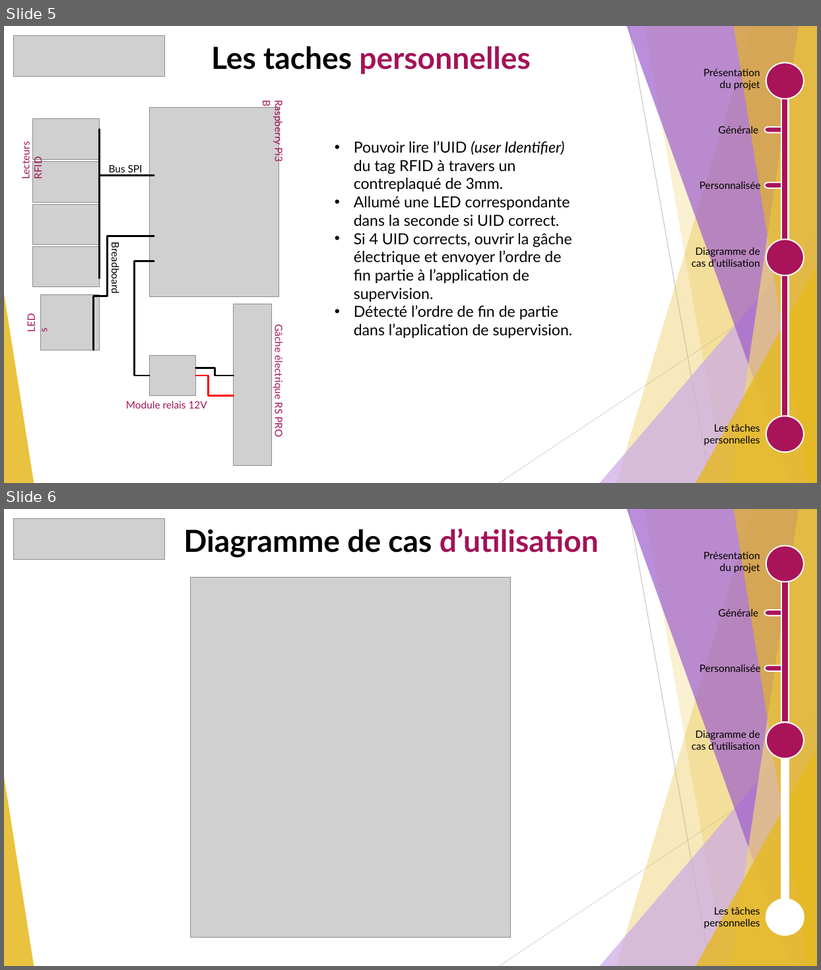
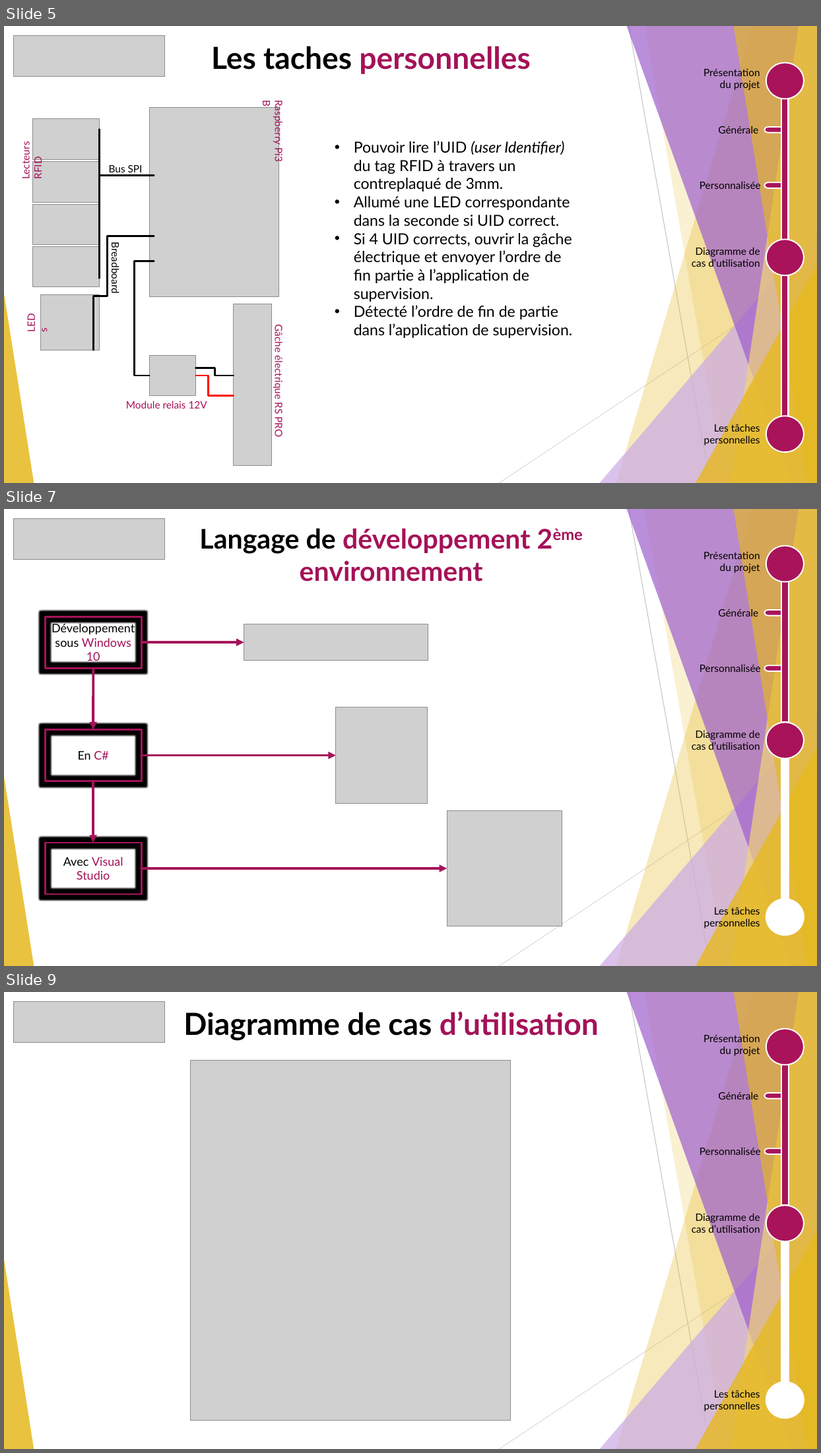
Before and after one commit to GuiguiMvn/Systeme-Escape-Game-Telethon, a slide deck: Guillaume/Documents/Revue 2 de projet étudiant 1 Escape Game Téléthon.pptx. Shown one above the other, each under a label of ours: slides 5 and 6 before the commit, slides 5, 7 and 9 after it; the slides between them are not shown. The pictures are 821x970 and 821x1453 pixels, drawn with LibreOffice and Linux fonts; fonts in the diff are those of the drawing; grey boxes stand for pictures. Boxes give left, top, right and bottom in pixels: in the first picture for what was removed or moved away, otherwise in the second. Text is boxed around its words. In the diff, an @@ line names an element or a change of style, - is before the commit and + after.

```diff
--- a/Guillaume/Documents/Revue 2 de projet étudiant 1 Escape Game Téléthon.pptx
+++ b/Guillaume/Documents/Revue 2 de projet étudiant 1 Escape Game Téléthon.pptx
@@ slide 7 added at bbox=[4, 509, 817, 966], background #FFFFFF; not listed: 10 template elements that a slide beside it also shows @@
@@ picture added at bbox=[14, 519, 165, 560] @@
@@ text added at bbox=[199, 528, 531, 582], 32 pt, text #A51258, bold @@
+Langage de développement 2ème environnement
@@ ellipse added at bbox=[766, 545, 805, 582], fill #A8135A, outline #FFFFFF 1.5 pt @@
@@ text added at bbox=[704, 550, 760, 574], 12 pt, text #000000 @@
+Présentation du projet
@@ rectangle added at bbox=[781, 559, 789, 933], fill #FFFFFF, outline #FFFFFF 1.5 pt @@
@@ rectangle added at bbox=[781, 572, 789, 722], fill #A8135A, outline #FFFFFF 1.5 pt @@
@@ text added at bbox=[718, 607, 758, 619], 12 pt, text #000000 @@
+Générale
@@ rectangle added at bbox=[45, 617, 141, 668], outline #A51258 2.25 pt, 14 pt, text #000000 @@
+Développement sous Windows 10
@@ picture added at bbox=[244, 625, 428, 661] @@
@@ pill shape added at bbox=[765, 610, 789, 616], fill #A8135A, outline #FFFFFF 1.5 pt @@
@@ arrow added from (141, 642) to (244, 642), #A51258 3 pt @@
@@ text added at bbox=[700, 663, 761, 674], 12 pt, text #000000 @@
+Personnalisée
@@ pill shape added at bbox=[765, 666, 789, 671], fill #A8135A, outline #FFFFFF 1.5 pt @@
@@ arrow added from (93, 668) to (93, 730), #A51258 3 pt @@
@@ picture added at bbox=[336, 707, 428, 803] @@
@@ ellipse added at bbox=[766, 722, 805, 758], fill #A8135A, outline #FFFFFF 1.5 pt @@
@@ rectangle added at bbox=[45, 730, 141, 781], outline #A51258 2.25 pt, 14 pt, text #000000 @@
+En C#
@@ text added at bbox=[692, 729, 760, 753], 12 pt, text #000000 @@
+Diagramme de cas d’utilisation
@@ arrow added from (141, 755) to (336, 755), #A51258 3 pt @@
@@ arrow added from (93, 782) to (93, 843), #A51258 3 pt @@
@@ picture added at bbox=[447, 811, 562, 927] @@
@@ rectangle added at bbox=[45, 843, 141, 894], outline #A51258 2.25 pt, 14 pt, text #A51258 @@
+Avec Visual Studio
@@ arrow added from (141, 869) to (447, 869), #A51258 3 pt @@
@@ ellipse added at bbox=[766, 900, 805, 935], fill #FFFFFF, outline #FFFFFF 1.5 pt @@
@@ text added at bbox=[704, 907, 760, 929], 12 pt, text #000000 @@
+Les tâches personnelles
@@ what was slide 6 is now slide 9 @@
```
Also in this commit, not shown: 1 slide changed, 1 other slide added, 7 other files.
